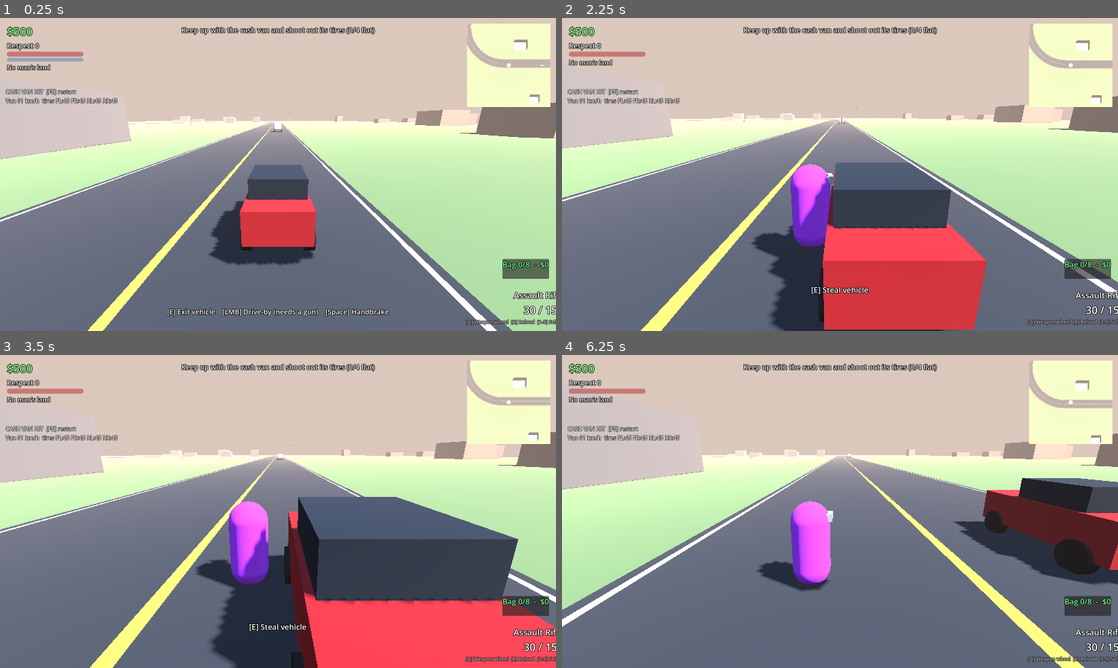
Above: before the commit, frames 1-4 (two rows, left to right).
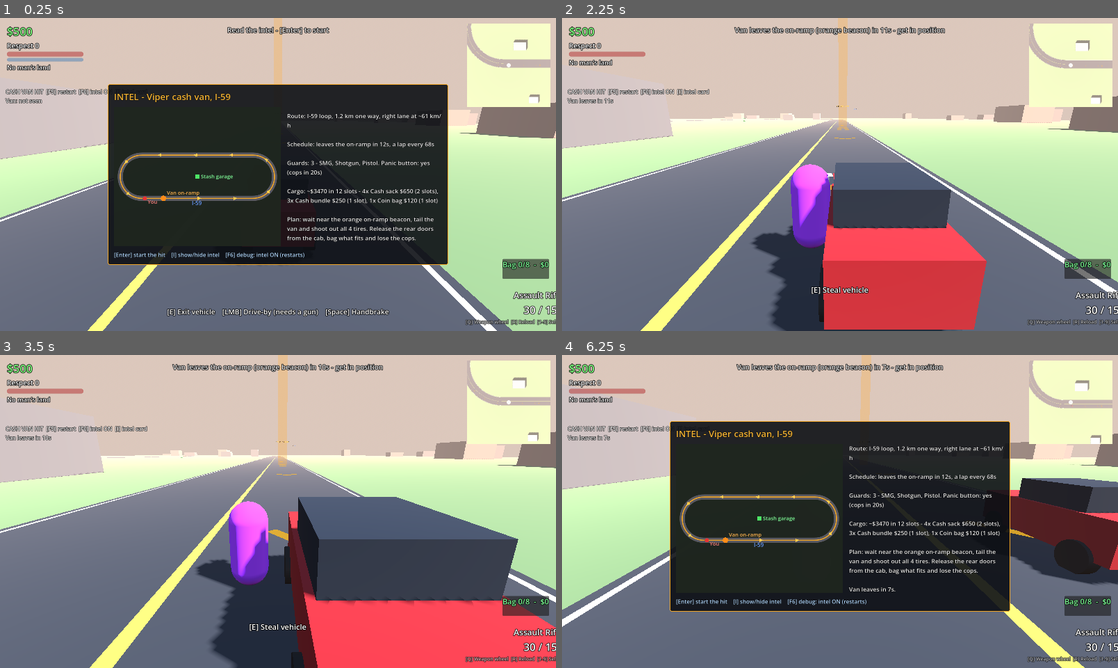
Above: after the commit, the same moments.

Repository: ncpawlak/streetlawgame
Game: Godot game, scene res://drivers/cash_van/cash_van_driver.tscn
Two runs of this game, one before a commit and one after it. Both use one fixed random seed, a clock stepped at 60 frames per second and the inputs below. This scene is started directly instead of the project's main scene.
Inputs (mouse positions are in pixels of both pictures, inside the frame that each line leads up to):
- Up to frame 1 (0.25 s): no input
- Up to frame 2 (2.25 s): tap F at 0.5, 1.25, 2 s; move the mouse to (962, 158) at 0.52 s; press the mouse at (962, 158) at 0.53 s; hold D (move_right) 0.53-1.28 s; tap Enter at 0.8, 1.35 s; move the mouse to (728, 190) at 1.27 s; release the mouse at (728, 190) at 1.28 s; hold Space (handbrake) 1.28-2.03 s; tap Keypad Enter at 1.55, 2.1 s; move the mouse to (895, 105) at 2.02 s; hold D (move_right) from 2.03 s (still down)
- Up to frame 3 (3.5 s): tap I at 2.3, 2.85 s; tap F at 2.75, 3.05 s; move the mouse to (250, 574) at 2.77 s; release D (move_right) at 2.78 s; hold W (move_forward) from 2.78 s (still down); click (250, 574) at 2.92 s
- Up to frame 4 (6.25 s): tap F at 3.5, 3.6, 4.25 s; move the mouse to (1006, 558) at 3.52 s; release W (move_forward) at 3.53 s; press the mouse at (1006, 558) at 3.53 s; hold A (move_left) 3.53-5.03 s; tap R (reload) at 4.15 s; move the mouse to (673, 464) at 4.27 s; release the mouse at (673, 464) at 4.28 s; right-click (673, 464) at 4.35 s; tap Enter at 4.55 s; move the mouse to (867, 511) at 5.02 s; hold Space (handbrake) 5.03-5.78 s; hold G (detonate) 5.03-5.78 s; click (867, 511) at 5.17 s; tap Keypad Enter at 5.3 s; move the mouse to (756, 433) at 5.77 s; hold D (move_right) from 5.78 s (still down); tap E (interact) at 5.85 s; tap I at 6.05 s

The runs differ from the first frame. In frame 1, 36% of the frame differs, in the area x 2-98%, y 0-79%; in frame 2, 1.5%; in frame 3, 1.6%; in frame 4, 38%, in the area x 3-98%, y 0-82%.

Commit message:
Cash van driver: pre-hit intel briefing
Briefing card + route map before the hit (HIT_LOOP scout/intel): route,
schedule, guards/loadout and cargo value; route marked on the road with an
on-ramp beacon. Van departs on a known schedule with intel; without intel
it joins the loop at an unknown spot/time. F6 / --no-intel debug toggle.

Co-authored-by: Copilot App <223556219+Copilot@users.noreply.github.com>

Diff:
--- a/drivers/cash_van/cash_van_driver.gd
+++ b/drivers/cash_van/cash_van_driver.gd
@@ -12,25 +12,51 @@
 const MAX_CRUISERS := 6
 ## Seconds from the first shot until the van's panic button brings the police.
 const PANIC_SECONDS := 20.0
-const PLAYER_START_BEHIND := 60.0
+## Where the player's car starts, and where the van joins the road on schedule (metres along the loop).
+const PLAYER_START_DISTANCE := 10.0
+const VAN_ON_RAMP_DISTANCE := 70.0
 const CRUISER_SPAWN_BEHIND := 90.0
 const ROADBLOCK_AHEAD := 110.0
 const STASH_POSITION := Vector3(0.0, 0.0, 0.0)
-
-enum Phase { CHASE, VAN_DOWN, LOOT, ESCAPE, STASH, DONE, BUSTED }
+## Without intel, the van counts as found once you get this close.
+const SPOT_RANGE := 90.0
+
+enum Phase { BRIEFING, WAIT, CHASE, VAN_DOWN, LOOT, ESCAPE, STASH, DONE, BUSTED }
+
+## Debug toggle (F6, or run with `-- --no-intel`): does the crew have intel on the van? Kept across
+## F5/F6 reloads.
+static var debug_intel := not OS.get_cmdline_user_args().has("--no-intel")
+
+## Intel on the van's route, schedule, guards and cargo. Defaults to [member debug_intel].
+@export var has_intel := CashVanDriver.debug_intel
+## Show the intel briefing first (tests switch it off to start straight away).
+@export var show_briefing := true
+## Seconds after the briefing until the van leaves the on-ramp (with intel).
+@export var departure_delay := 12.0
+## Seed for the unknown schedule without intel (0 = random).
+@export var intel_seed := 0
 
 var route: HighwayRoute
+## Null until the van leaves (see [member departs_in]).
 var van: ArmoredVan
+var intel: CashVanIntel
+var briefing: IntelBriefing
 var session: HitSession
 var stash: StashDropoff
 var getaway_car: Vehicle
 var cruisers: Array[PursuitCruiser] = []
-var phase := Phase.CHASE
+var phase := Phase.BRIEFING
+## Seconds until the van joins the highway (counts down in the WAIT phase).
+var departs_in := -1.0
+## Without intel: whether the player has found the van yet.
+var van_spotted := false
 ## Seconds since the first shot at the van (null-ish -1 until then).
 var hit_time := -1.0
 var cash_made := 0
 
 var _status: Label
+var _route_overlay: Node3D
+var _on_ramp_beacon: Node3D
 
 @onready var player: Player = $Player
 
@@ -41,22 +67,21 @@
 	route.name = "Route"
 	add_child(route)
 
-	van = ArmoredVan.new()
-	van.name = "CashVan"
-	van.route = route
-	van.start_distance = PLAYER_START_BEHIND + 10.0
-	add_child(van)
-	van.attacked.connect(_on_van_attacked)
-	van.tire_popped.connect(func(_tire: VanTire, _flats: int) -> void: _refresh_objective())
-	van.stopped.connect(func() -> void: _set_phase(Phase.VAN_DOWN))
-	van.doors_released.connect(func(_actor: Node) -> void: _set_phase(Phase.LOOT))
+	var rng := RandomNumberGenerator.new()
+	if intel_seed != 0:
+		rng.seed = intel_seed
+	else:
+		rng.randomize()
+	intel = CashVanIntel.gather(has_intel, route, VAN_ON_RAMP_DISTANCE, departure_delay, PLAYER_START_DISTANCE, rng)
 
 	_place_player()
 
 	session = HitSession.new()
 	session.name = "HitSession"
 	add_child(session)
-	session.setup(player, _roadblock_points(), van, PANIC_SECONDS)
+	session.setup(player, _roadblock_points(), null, PANIC_SECONDS)
+	# Nothing to hear until the van is on the road.
+	session.police_call.listen_gunshots = false
 	var response := session.police_response
 	response.spawn_cruiser = false
 	response.escalation_interval = ESCALATION_INTERVAL
@@ -79,13 +104,73 @@
 	session.register_stash(stash)
 	session.bag.changed.connect(_refresh_objective)
 
+	if intel.known:
+		_build_route_overlay()
 	_build_status_label()
-	_refresh_objective()
+	briefing = IntelBriefing.new()
+	briefing.name = "IntelBriefing"
+	add_child(briefing)
+	briefing.confirmed.connect(start_hit)
+	briefing.show_intel(intel, route, route.sample(PLAYER_START_DISTANCE).origin, route.to_local(stash.global_position))
+	if show_briefing:
+		_refresh_objective()
+	else:
+		briefing.visible = false
+		start_hit()
+
+
+## Ends the briefing: the van's departure clock starts.
+func start_hit() -> void:
+	if phase != Phase.BRIEFING:
+		return
+	if briefing != null:
+		briefing.visible = false
+	departs_in = intel.departure_delay
+	_set_phase(Phase.WAIT)
+	if departs_in <= 0.0:
+		_depart_van()
+
+
+## Puts the van on the highway at its (scheduled or unknown) start point.
+func _depart_van() -> void:
+	if van != null:
+		return
+	departs_in = 0.0
+	van = ArmoredVan.new()
+	van.name = "CashVan"
+	van.route = route
+	van.start_distance = intel.start_distance
+	van.guard_count = intel.guard_count
+	add_child(van)
+	van.attacked.connect(_on_van_attacked)
+	van.tire_popped.connect(func(_tire: VanTire, _flats: int) -> void: _refresh_objective())
+	van.stopped.connect(func() -> void: _set_phase(Phase.VAN_DOWN))
+	van.doors_released.connect(func(_actor: Node) -> void: _set_phase(Phase.LOOT))
+	session.police_call.listen_center = van
+	session.police_call.listen_gunshots = true
+	if is_instance_valid(_on_ramp_beacon):
+		_on_ramp_beacon.queue_free()
+	if intel.known:
+		EventBus.notify.emit("The cash van just pulled onto I-59 - go!")
+	_set_phase(Phase.CHASE)
 
 
 func _physics_process(delta: float) -> void:
+	if phase == Phase.WAIT:
+		departs_in = maxf(0.0, departs_in - delta)
+		if departs_in <= 0.0:
+			_depart_van()
+		else:
+			_refresh_objective()
+	if van != null and not van_spotted and player.get_focus_position().distance_to(van.global_position) < SPOT_RANGE:
+		van_spotted = true
+		if not intel.known:
+			EventBus.notify.emit("There's the cash van!")
+		_refresh_objective()
 	if hit_time >= 0.0 and phase < Phase.STASH:
 		hit_time += delta
+	if is_instance_valid(_route_overlay) and (hit_time >= 0.0 or phase > Phase.CHASE):
+		_route_overlay.queue_free()
 	if session != null:
 		session.police_response.spawn_points = _roadblock_points()
 	_prune_cruisers()
@@ -97,8 +182,23 @@
 
 
 func _unhandled_input(event: InputEvent) -> void:
-	if event is InputEventKey and event.pressed and not event.echo and (event as InputEventKey).keycode == KEY_F5:
-		get_tree().reload_current_scene()
+	if not (event is InputEventKey and event.pressed and not event.echo):
+		return
+	match (event as InputEventKey).keycode:
+		KEY_F5:
+			get_tree().reload_current_scene()
+		KEY_F6:
+			CashVanDriver.debug_intel = not has_intel
+			get_tree().reload_current_scene()
+		KEY_ENTER, KEY_KP_ENTER:
+			if phase == Phase.BRIEFING:
+				briefing.dismiss()
+			elif briefing.visible:
+				briefing.visible = false
+		KEY_I:
+			if phase != Phase.BRIEFING:
+				briefing.visible = not briefing.visible
+				briefing.refresh(departs_in if phase == Phase.WAIT else -1.0)
 
 
 ## 1 at the first shot, +1 every [constant ESCALATION_INTERVAL] seconds.
@@ -209,7 +309,15 @@
 
 func objective_text() -> String:
 	match phase:
+		Phase.BRIEFING:
+			return "Read the intel - [Enter] to start" if intel.known else "No intel on the van - [Enter] to start"
+		Phase.WAIT:
+			if intel.known:
+				return "Van leaves the on-ramp (orange beacon) in %ds - get in position" % ceili(departs_in)
+			return "Find the cash van - it's somewhere on I-59"
 		Phase.CHASE:
+			if not intel.known and not van_spotted:
+				return "Find the cash van - it's somewhere on I-59"
 			return "Keep up with the cash van and shoot out its tires (%d/4 flat)" % van.flats()
 		Phase.VAN_DOWN:
 			return "Van's down - get to the FRONT of the van and release the rear doors [E]"
@@ -235,7 +343,7 @@
 	getaway_car = Vehicle.new()
 	getaway_car.name = "ChaseCar"
 	getaway_car.body_color = Color(0.55, 0.08, 0.1)
-	var start := route.global_sample(van.start_distance - PLAYER_START_BEHIND, van.lane)
+	var start := route.global_sample(PLAYER_START_DISTANCE, 3.5)
 	getaway_car.transform = global_transform.affine_inverse() * start
 	getaway_car.position.y += 0.6
 	add_child(getaway_car)
@@ -267,7 +375,15 @@
 func _update_status() -> void:
 	if _status == null:
 		return
-	var lines: PackedStringArray = ["CASH VAN HIT  [F5] restart"]
+	var lines: PackedStringArray = ["CASH VAN HIT  [F5] restart  [F6] intel %s  [I] intel card" % ("ON" if intel.known else "OFF")]
+	if van == null:
+		lines.append("Van leaves in %ds" % ceili(departs_in) if intel.known and phase == Phase.WAIT else "Van: not seen")
+		_status.text = "\n".join(lines)
+		return
+	if not intel.known and not van_spotted:
+		lines.append("Van: not seen")
+		_status.text = "\n".join(lines)
+		return
 	var tire_text: PackedStringArray = []
 	for tire in van.tires:
 		tire_text.append("%s:%s" % [String(tire.tire_id).replace("front_", "F").replace("rear_", "R").replace("left", "L").replace("right", "R"), "FLAT" if tire.is_flat() else "%d" % int(tire.health)])
@@ -275,6 +391,59 @@
 	if hit_time >= 0.0:
 		lines.append("Hit clock %ds  heat %d  cruisers %d  cops %d" % [int(hit_time), heat_level(), alive_cruisers().size(), session.police_response.alive_cops().size()])
 	_status.text = "\n".join(lines)
+
+
+## With intel: glowing chevrons along the van's lane for one lap from the on-ramp, and a beacon on the
+## on-ramp until the van leaves. Cleared once the hit starts.
+func _build_route_overlay() -> void:
+	_route_overlay = Node3D.new()
+	_route_overlay.name = "IntelRoute"
+	route.add_child(_route_overlay)
+	var material := StandardMaterial3D.new()
+	material.albedo_color = Color(1.0, 0.6, 0.1, 0.8)
+	material.emission_enabled = true
+	material.emission = Color(1.0, 0.55, 0.1)
+	material.emission_energy_multiplier = 1.5
+	material.transparency = BaseMaterial3D.TRANSPARENCY_ALPHA
+	material.shading_mode = BaseMaterial3D.SHADING_MODE_UNSHADED
+	var arm := BoxMesh.new()
+	arm.size = Vector3(0.35, 0.04, 2.2)
+	arm.material = material
+	var total := route.length()
+	var d := 0.0
+	while d < total:
+		var on_road := route.sample(intel.start_distance + d, 3.5)
+		for side in [-1.0, 1.0]:
+			var chevron := MeshInstance3D.new()
+			chevron.mesh = arm
+			chevron.cast_shadow = GeometryInstance3D.SHADOW_CASTING_SETTING_OFF
+			chevron.transform = on_road * Transform3D(Basis(Vector3.UP, side * deg_to_rad(40.0)), Vector3(side * 0.7, 0.06, 0.0))
+			_route_overlay.add_child(chevron)
+		d += 24.0
+	_on_ramp_beacon = Node3D.new()
+	_on_ramp_beacon.name = "OnRampBeacon"
+	_on_ramp_beacon.transform = route.sample(intel.start_distance, 3.5)
+	route.add_child(_on_ramp_beacon)
+	var pillar := CylinderMesh.new()
+	pillar.top_radius = 1.2
+	pillar.bottom_radius = 1.2
+	pillar.height = 40.0
+	var pillar_material := material.duplicate() as StandardMaterial3D
+	pillar_material.albedo_color = Color(1.0, 0.55, 0.1, 0.35)
+	pillar.material = pillar_material
+	var beam := MeshInstance3D.new()
+	beam.mesh = pillar
+	beam.position.y = 20.0
+	beam.cast_shadow = GeometryInstance3D.SHADOW_CASTING_SETTING_OFF
+	_on_ramp_beacon.add_child(beam)
+	var label := Label3D.new()
+	label.text = "VAN ON-RAMP"
+	label.font_size = 96
+	label.modulate = Color(1.0, 0.7, 0.3)
+	label.billboard = BaseMaterial3D.BILLBOARD_ENABLED
+	label.no_depth_test = true
+	label.position.y = 6.0
+	_on_ramp_beacon.add_child(label)
 
 
 func _build_environment() -> void:
--- /dev/null
+++ b/drivers/cash_van/cash_van_intel.gd
@@ -0,0 +1,86 @@
+class_name CashVanIntel
+extends RefCounted
+## What the crew knows about the cash van before the hit (HIT_LOOP "Approach: scout"). With intel you
+## know the route, the schedule (where and when it leaves), the guards and the cargo. Without it the
+## van leaves from somewhere on I-59 at some point, and the rest is a surprise.
+
+## Seconds of unknown wait without intel.
+const UNKNOWN_DELAY_RANGE := Vector2(8.0, 25.0)
+## Metres ahead of the player's start a van with unknown timing can join the road.
+const UNKNOWN_START_RANGE := Vector2(180.0, 520.0)
+
+var known := true
+## Metres along the route where the van joins the highway.
+var start_distance := 0.0
+## Seconds after the briefing until the van leaves.
+var departure_delay := 0.0
+var route_length := 0.0
+var cruise_speed := 0.0
+var guard_count := 0
+var guard_loadout: PackedStringArray = []
+var cargo: Array = []
+var cargo_value := 0
+var cargo_slots := 0
+
+
+## [param known_start] and [param known_delay] are the scheduled values. Without intel they're
+## replaced by random ones (from [param rng]) the player can't see.
+static func gather(known_intel: bool, route: HighwayRoute, known_start: float, known_delay: float, player_start: float, rng: RandomNumberGenerator, speed := 17.0, guards := 3) -> CashVanIntel:
+	var intel := CashVanIntel.new()
+	intel.known = known_intel
+	intel.route_length = route.length()
+	intel.cruise_speed = speed
+	if known_intel:
+		intel.start_distance = known_start
+		intel.departure_delay = known_delay
+	else:
+		intel.start_distance = fposmod(player_start + rng.randf_range(UNKNOWN_START_RANGE.x, UNKNOWN_START_RANGE.y), intel.route_length)
+		intel.departure_delay = rng.randf_range(UNKNOWN_DELAY_RANGE.x, UNKNOWN_DELAY_RANGE.y)
+	intel.guard_count = guards
+	for i in intel.guard_count:
+		intel.guard_loadout.append(_weapon_label(VanGuard.WEAPONS[i % VanGuard.WEAPONS.size()]))
+	for entry in ArmoredVan.CARGO:
+		intel.cargo.append(entry)
+		intel.cargo_value += int(entry[1]) * int(entry[3])
+		intel.cargo_slots += int(entry[2]) * int(entry[3])
+	return intel
+
+
+func lap_seconds() -> float:
+	return route_length / maxf(cruise_speed, 0.1)
+
+
+func route_line() -> String:
+	if not known:
+		return "Route: UNKNOWN - somewhere on I-59"
+	return "Route: I-59 loop, %.1f km one way, right lane at ~%d km/h" % [route_length / 1000.0, roundi(cruise_speed * 3.6)]
+
+
+func schedule_line() -> String:
+	if not known:
+		return "Schedule: UNKNOWN - could leave any time"
+	return "Schedule: leaves the on-ramp in %ds, a lap every %ds" % [ceili(departure_delay), roundi(lap_seconds())]
+
+
+func guards_line() -> String:
+	if not known:
+		return "Guards: UNKNOWN"
+	return "Guards: %d - %s. Panic button: yes (cops in 20s)" % [guard_count, ", ".join(guard_loadout)]
+
+
+func cargo_line() -> String:
+	if not known:
+		return "Cargo: UNKNOWN"
+	var parts: PackedStringArray = []
+	for entry in cargo:
+		parts.append("%dx %s $%d (%d slot%s)" % [int(entry[3]), entry[0], int(entry[1]), int(entry[2]), "" if int(entry[2]) == 1 else "s"])
+	return "Cargo: ~$%d in %d slots - %s" % [cargo_value, cargo_slots, ", ".join(parts)]
+
+
+func lines() -> PackedStringArray:
+	return PackedStringArray([route_line(), schedule_line(), guards_line(), cargo_line()])
+
+
+static func _weapon_label(weapon_id: StringName) -> String:
+	var data := GameState.weapon_data(weapon_id)
+	return data.display_name if data != null and data.display_name != "" else String(weapon_id).capitalize()
--- /dev/null
+++ b/drivers/cash_van/intel_briefing.gd
@@ -0,0 +1,150 @@
+class_name IntelBriefing
+extends CanvasLayer
+## Pre-hit intel briefing for the cash van driver: a top-down map of I-59 with the van's route and
+## on-ramp (when known) plus the intel card (route, schedule, guards, cargo). [Enter] starts the
+## hit, [I] shows the card again later, and [F6] toggles intel (debug).
+
+signal confirmed
+
+var intel: CashVanIntel
+var route: HighwayRoute
+## Local-space (route) points of interest drawn on the map.
+var player_start := Vector3.ZERO
+var stash_point := Vector3.ZERO
+
+var _panel: PanelContainer
+var _title: Label
+var _body: Label
+var _footer: Label
+var _map: _RouteMap
+
+
+func _ready() -> void:
+	layer = 20
+	_panel = PanelContainer.new()
+	_panel.name = "Panel"
+	var style := StyleBoxFlat.new()
+	style.bg_color = Color(0.05, 0.06, 0.08, 0.9)
+	style.border_color = Color(0.95, 0.65, 0.15)
+	style.set_border_width_all(2)
+	style.set_content_margin_all(18)
+	style.set_corner_radius_all(6)
+	_panel.add_theme_stylebox_override("panel", style)
+	_panel.set_anchors_preset(Control.PRESET_CENTER)
+	_panel.custom_minimum_size = Vector2(980.0, 520.0)
+	_panel.position = -_panel.custom_minimum_size * 0.5
+	_panel.anchor_left = 0.5
+	_panel.anchor_top = 0.5
+	_panel.anchor_right = 0.5
+	_panel.anchor_bottom = 0.5
+	add_child(_panel)
+	var column := VBoxContainer.new()
+	column.add_theme_constant_override("separation", 12)
+	_panel.add_child(column)
+	_title = _label(26, Color(0.95, 0.7, 0.2))
+	column.add_child(_title)
+	var row := HBoxContainer.new()
+	row.add_theme_constant_override("separation", 18)
+	row.size_flags_vertical = Control.SIZE_EXPAND_FILL
+	column.add_child(row)
+	_map = _RouteMap.new()
+	_map.briefing = self
+	_map.custom_minimum_size = Vector2(480.0, 380.0)
+	row.add_child(_map)
+	_body = _label(17, Color(0.92, 0.92, 0.92))
+	_body.autowrap_mode = TextServer.AUTOWRAP_WORD_SMART
+	_body.custom_minimum_size = Vector2(440.0, 0.0)
+	_body.size_flags_horizontal = Control.SIZE_EXPAND_FILL
+	row.add_child(_body)
+	_footer = _label(16, Color(0.7, 0.85, 1.0))
+	column.add_child(_footer)
+	refresh()
+
+
+func show_intel(new_intel: CashVanIntel, new_route: HighwayRoute, start: Vector3, stash: Vector3) -> void:
+	intel = new_intel
+	route = new_route
+	player_start = start
+	stash_point = stash
+	visible = true
+	refresh()
+
+
+func refresh(departs_in := -1.0) -> void:
+	if _body == null or intel == null:
+		return
+	_title.text = "INTEL - Viper cash van, I-59" if intel.known else "NO INTEL - Viper cash van, I-59"
+	var text := "\n\n".join(intel.lines())
+	if intel.known:
+		text += "\n\nPlan: wait near the orange on-ramp beacon, tail the van and shoot out all 4 tires. Release the rear doors from the cab, bag what fits and lose the cops."
+	else:
+		text += "\n\nNo tip on this one. The van will join I-59 somewhere along the loop and you won't know when. Cruise the highway and find it. Buy intel next time (F6 = debug toggle)."
+	if departs_in >= 0.0 and intel.known:
+		text += "\n\nVan leaves in %ds." % ceili(departs_in)
+	_body.text = text
+	_footer.text = "[Enter] start the hit    [I] show/hide intel    [F6] debug: intel %s (restarts)" % ("ON" if intel.known else "OFF")
+	_map.queue_redraw()
+
+
+func dismiss() -> void:
+	if not visible:
+		return
+	visible = false
+	confirmed.emit()
+
+
+func _label(size: int, color: Color) -> Label:
+	var label := Label.new()
+	label.add_theme_font_size_override("font_size", size)
+	label.add_theme_color_override("font_color", color)
+	label.add_theme_color_override("font_outline_color", Color.BLACK)
+	label.add_theme_constant_override("outline_size", 3)
+	return label
+
+
+## Top-down drawing of the highway loop with the known route, on-ramp and points of interest.
+class _RouteMap:
+	extends Control
+
+	var briefing: IntelBriefing
+
+	func _draw() -> void:
+		draw_rect(Rect2(Vector2.ZERO, size), Color(0.12, 0.15, 0.12, 0.95))
+		if briefing == null or briefing.route == null or briefing.intel == null:
+			return
+		var route := briefing.route
+		var intel := briefing.intel
+		var bounds := Rect2(-route.straight_length * 0.5 - route.turn_radius - 20.0, -route.turn_radius - 30.0, route.straight_length + route.turn_radius * 2.0 + 40.0, route.turn_radius * 2.0 + 60.0)
+		var scale := minf(size.x / bounds.size.x, size.y / bounds.size.y)
+		var offset := (size - bounds.size * scale) * 0.5
+		var to_map := func(local: Vector3) -> Vector2:
+			return offset + (Vector2(local.x, local.z) - bounds.position) * scale
+		var total := route.length()
+		var points := PackedVector2Array()
+		var steps := 120
+		for i in steps + 1:
+			points.append(to_map.call(route.sample(total * i / steps).origin))
+		draw_polyline(points, Color(0.35, 0.35, 0.38), maxf(4.0, route.road_width * scale), true)
+		draw_string(ThemeDB.fallback_font, to_map.call(Vector3(0.0, 0.0, route.turn_radius + 22.0)) - Vector2(16.0, 0.0), "I-59", HORIZONTAL_ALIGNMENT_LEFT, -1, 16, Color(0.4, 0.6, 1.0))
+		if intel.known:
+			draw_polyline(points, Color(0.95, 0.65, 0.15), 3.0, true)
+			for i in 10:
+				var d := fposmod(intel.start_distance + total * i / 10.0, total)
+				var at: Vector2 = to_map.call(route.sample(d).origin)
+				var ahead: Vector2 = to_map.call(route.sample(d + 8.0).origin)
+				_arrow(at, (ahead - at).normalized(), Color(1.0, 0.8, 0.3))
+			var ramp: Vector2 = to_map.call(route.sample(intel.start_distance).origin)
+			draw_circle(ramp, 8.0, Color(1.0, 0.55, 0.1))
+			draw_string(ThemeDB.fallback_font, ramp + Vector2(10.0, -10.0), "Van on-ramp", HORIZONTAL_ALIGNMENT_LEFT, -1, 15, Color(1.0, 0.7, 0.3))
+		else:
+			draw_string(ThemeDB.fallback_font, size * 0.5 - Vector2(60.0, 40.0), "ROUTE ?", HORIZONTAL_ALIGNMENT_LEFT, -1, 28, Color(0.9, 0.4, 0.4))
+		var you: Vector2 = to_map.call(briefing.player_start)
+		draw_circle(you, 6.0, Color(0.9, 0.2, 0.2))
+		draw_string(ThemeDB.fallback_font, you + Vector2(8.0, 16.0), "You", HORIZONTAL_ALIGNMENT_LEFT, -1, 15, Color(1.0, 0.5, 0.5))
+		var stash: Vector2 = to_map.call(briefing.stash_point)
+		draw_rect(Rect2(stash - Vector2(6.0, 6.0), Vector2(12.0, 12.0)), Color(0.3, 0.9, 0.4))
+		draw_string(ThemeDB.fallback_font, stash + Vector2(10.0, 5.0), "Stash garage", HORIZONTAL_ALIGNMENT_LEFT, -1, 15, Color(0.5, 1.0, 0.6))
+
+	func _arrow(at: Vector2, direction: Vector2, color: Color) -> void:
+		var side := Vector2(-direction.y, direction.x)
+		draw_colored_polygon(PackedVector2Array([at + direction * 7.0, at - direction * 5.0 + side * 5.0, at - direction * 5.0 - side * 5.0]), color)
--- a/tests/cash_van_tests.gd
+++ b/tests/cash_van_tests.gd
@@ -18,8 +18,13 @@
 	var main_player: Player = GameState.player
 	var cash := GameState.cash
 	var respect := GameState.respect
+	await _test_intel_briefing(main)
+	await _test_no_intel(main)
 	var driver: CashVanDriver = load(DRIVER_SCENE).instantiate()
 	driver.position = OFFSET
+	driver.has_intel = true
+	driver.show_briefing = false
+	driver.departure_delay = 0.0
 	main.add_child(driver)
 	await _runner._physics_frames(10)
 	var player := driver.player
@@ -46,6 +51,52 @@
 		camera.make_current()
 	GameState.cash = cash
 	GameState.respect = respect
+
+
+func _test_intel_briefing(main: Node) -> void:
+	var driver: CashVanDriver = load(DRIVER_SCENE).instantiate()
+	driver.position = OFFSET
+	driver.has_intel = true
+	driver.departure_delay = 1.0
+	main.add_child(driver)
+	await _runner._physics_frames(5)
+	var intel := driver.intel
+	_runner._check(driver.phase == CashVanDriver.Phase.BRIEFING and driver.briefing.visible and driver.van == null, "cash van intel: briefing comes first, van not on the road yet")
+	var text := "\n".join(intel.lines())
+	_runner._check(intel.known and intel.start_distance == CashVanDriver.VAN_ON_RAMP_DISTANCE and text.contains("leaves the on-ramp in 1s"), "cash van intel: reveals the route and schedule")
+	_runner._check(intel.guard_count == 3 and intel.guard_loadout.size() == 3 and text.contains("Guards: 3"), "cash van intel: reveals guard count and loadout (%s)" % ", ".join(intel.guard_loadout))
+	_runner._check(intel.cargo_value == 3470 and intel.cargo_slots == 12 and text.contains("$3470"), "cash van intel: reveals the cargo value")
+	_runner._check(driver.route.get_node_or_null("IntelRoute") != null and driver.route.get_node_or_null("OnRampBeacon") != null, "cash van intel: route is marked on the road before the hit")
+	await _runner._physics_frames(90)
+	_runner._check(driver.van == null and driver.phase == CashVanDriver.Phase.BRIEFING, "cash van intel: the van waits for the briefing to end")
+	driver.start_hit()
+	_runner._check(driver.phase == CashVanDriver.Phase.WAIT and driver.van == null and driver.objective_text().contains("on-ramp"), "cash van intel: after the briefing, a known departure countdown")
+	await _runner._physics_frames(75)
+	var van := driver.van
+	_runner._check(van != null and driver.phase == CashVanDriver.Phase.CHASE and absf(van.distance - CashVanDriver.VAN_ON_RAMP_DISTANCE) < 15.0, "cash van intel: van leaves the on-ramp on schedule")
+	await _runner._physics_frames(2)
+	_runner._check(driver.route.get_node_or_null("OnRampBeacon") == null, "cash van intel: on-ramp beacon clears when the van leaves")
+	driver.queue_free()
+	await _runner._physics_frames(2)
+
+
+func _test_no_intel(main: Node) -> void:
+	var driver: CashVanDriver = load(DRIVER_SCENE).instantiate()
+	driver.position = OFFSET
+	driver.has_intel = false
+	driver.intel_seed = 7
+	main.add_child(driver)
+	await _runner._physics_frames(5)
+	var intel := driver.intel
+	var text := "\n".join(intel.lines())
+	_runner._check(not intel.known and text.contains("Route: UNKNOWN") and text.contains("Schedule: UNKNOWN") and text.contains("Guards: UNKNOWN") and text.contains("Cargo: UNKNOWN"), "cash van no intel: route, schedule, guards and cargo unknown")
+	_runner._check(driver.route.get_node_or_null("IntelRoute") == null and driver.route.get_node_or_null("OnRampBeacon") == null, "cash van no intel: no route marked")
+	var delay_ok := intel.departure_delay >= CashVanIntel.UNKNOWN_DELAY_RANGE.x and intel.departure_delay <= CashVanIntel.UNKNOWN_DELAY_RANGE.y
+	_runner._check(delay_ok and intel.start_distance != CashVanDriver.VAN_ON_RAMP_DISTANCE, "cash van no intel: van leaves from an unknown spot after an unknown wait (%.0f m, %.1f s)" % [intel.start_distance, intel.departure_delay])
+	driver.start_hit()
+	_runner._check(driver.objective_text().contains("Find the cash van") and not driver.objective_text().contains("leaves"), "cash van no intel: no departure countdown shown")
+	driver.queue_free()
+	await _runner._physics_frames(2)
 
 
 func _test_tires(driver: CashVanDriver, van: ArmoredVan, player: Player) -> void:
Not shown, added: drivers/cash_van/cash_van_intel.gd.uid
Not shown, added: drivers/cash_van/intel_briefing.gd.uid
